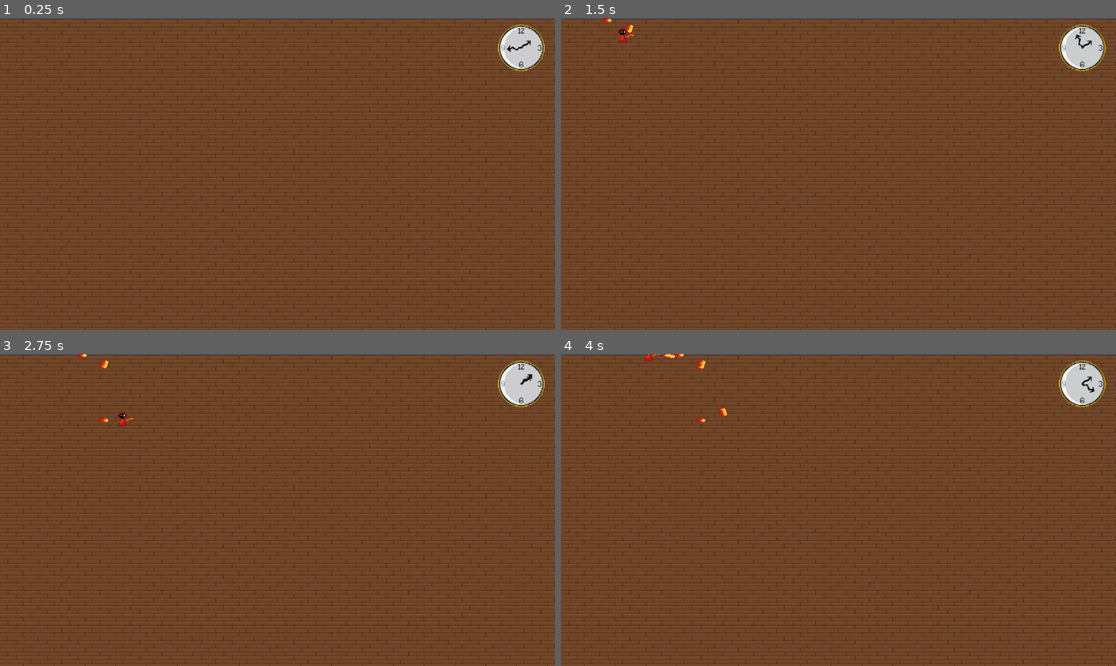
Above: before the commit, frames 1-4 (two rows, left to right).
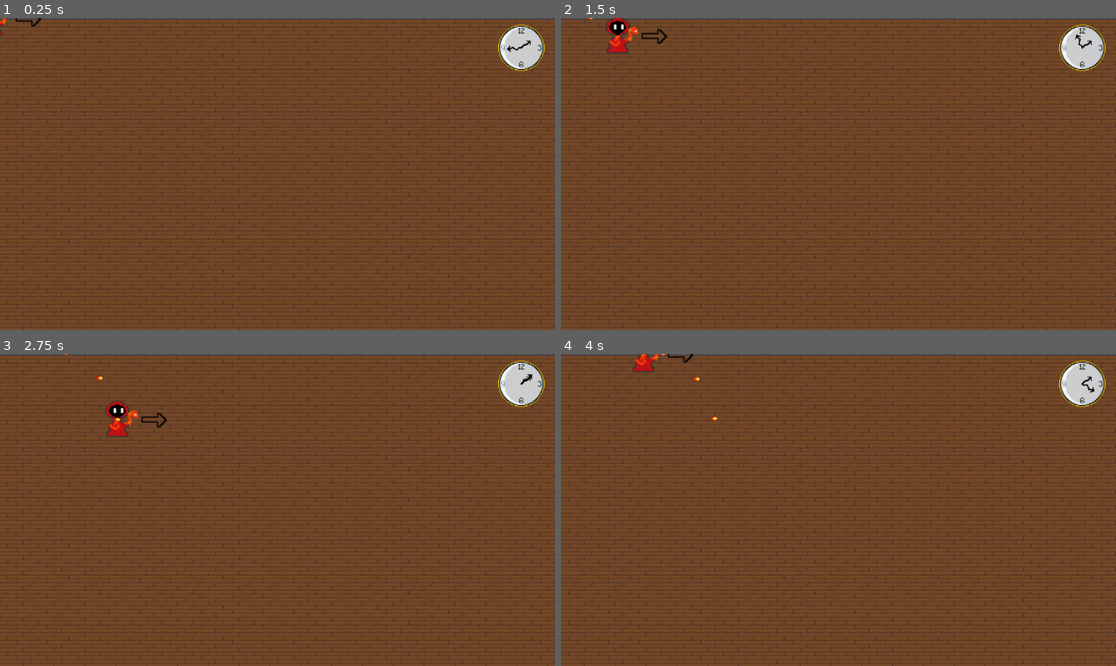
Above: after the commit, the same moments.

Repository: tredden330/Pixel_Wiz
Game: Godot game, scene res://level.tscn
Same seed, same stepped clock (60 frames per second), same inputs: the game is played once before the commit and once after it.
Inputs:
- Up to frame 1 (0.25 s): no input
- Up to frame 2 (1.5 s): hold D (right) 0.53-1.28 s; hold E (fireball, bound only after the commit) 0.53-1.28 s; tap Right (fireball, bound only before the commit) at 0.8, 1.35 s; hold S (down) from 1.28 s (still down)
- Up to frame 3 (2.75 s): tap E (fireball, bound only after the commit) at 1.55 s; release S (down) at 2.03 s; hold D (right) from 2.03 s (still down); hold E (fireball, bound only after the commit) from 2.03 s (still down); tap Right (fireball, bound only before the commit) at 2.3 s
- Up to frame 4 (4 s): release D (right) at 2.78 s; release E (fireball, bound only after the commit) at 2.78 s; hold W (move_up_1) 2.78-3.53 s; tap Right (fireball, bound only before the commit) at 2.85, 3.8 s; tap E (fireball, bound only after the commit) at 3.05 s; hold A (left) from 3.53 s (still down); hold Down (move_down_2) from 3.53 s (still down)

The runs differ from the first frame. In frame 1, less than 0.1% of the frame differs, in the area x 0-8%, y 0-6%; in frame 2, 0.5%; in frame 3, 0.6%, in the area x 10-31%, y 0-27%; in frame 4, 0.4%.

Commit message:
added spell cooldown

Diff:
--- a/wizard_battler/Scripts/player_movement.gd
+++ b/wizard_battler/Scripts/player_movement.gd
@@ -5,6 +5,10 @@
 var fireball = load("res://fireball.tscn")
 var rng = RandomNumberGenerator.new()
 var fireballs = []
+
+var didCast = false
+var cooldown = 1.0
+var timer =  cooldown
 
 # Called when the node enters the scene tree for the first time.
 func _ready():
@@ -14,9 +18,20 @@
 
 # Called every frame. 'delta' is the elapsed time since the previous frame.
 func _process(delta):
+	#fetch sprite2d
 	var idleAnimation = $Fire_Idle
 	var castingAnimation = $Fire_Casting
+	idleAnimation.visible = true
+	castingAnimation.visible = false
 
+	#monitor spell cooldown
+	if didCast == true:
+		timer -= delta
+		if timer <= 0.0:
+			didCast = false
+			timer = cooldown
+
+	#resolve inputs
 	if Input.is_action_pressed("up"):
 		position.y -= speed
 	if Input.is_action_pressed("down"):
@@ -25,11 +40,13 @@
 		position.x -= speed
 	if Input.is_action_pressed("right"):
 		position.x += speed
-	if Input.is_action_pressed("fireball"):
+	if Input.is_action_pressed("fireball") and didCast == false:
 		var instance = fireball.instantiate()
 		instance.position = position
-		$"../Floor".add_child(instance)
+		$"..".add_child(instance)
 		fireballs.append(instance)
 
 		idleAnimation.hide()
 		castingAnimation.show()
+
+		didCast = true
--- a/wizard_battler/fireball.gd
+++ b/wizard_battler/fireball.gd
@@ -1,6 +1,7 @@
 extends Node2D
 
 var speed = 1.0
+var direction = Vector2(1, 0)
 
 # Called when the node enters the scene tree for the first time.
 func _ready():
@@ -10,3 +11,6 @@
 # Called every frame. 'delta' is the elapsed time since the previous frame.
 func _process(delta):
 	position.x += speed
+
+func set_direction(direction):
+	direction = direction
--- a/wizard_battler/level.tscn
+++ b/wizard_battler/level.tscn
@@ -15,6 +15,7 @@
 [node name="Fireball" parent="." instance=ExtResource("6_qbljj")]
 visible = false
 position = Vector2(449, 195)
+scale = Vector2(2.5, 2.5)
 
 [node name="Player1" parent="." instance=ExtResource("2_vg8ex")]
 
--- a/wizard_battler/player_1.tscn
+++ b/wizard_battler/player_1.tscn
@@ -1,10 +1,12 @@
-[gd_scene load_steps=4 format=3 uid="uid://bb0wxkjct7qbb"]
+[gd_scene load_steps=5 format=3 uid="uid://bb0wxkjct7qbb"]
 
 [ext_resource type="Script" path="res://Scripts/player_movement.gd" id="1_e0jcg"]
 [ext_resource type="Texture2D" uid="uid://bvbpeuxk1prnm" path="res://Graphics/Fire/Fire Wizard0.png" id="1_jn58r"]
 [ext_resource type="Texture2D" uid="uid://dyb7t5xnaiuen" path="res://Graphics/Fire/Fire Wizard1.png" id="3_jefqg"]
+[ext_resource type="Texture2D" uid="uid://d3yu6s088we2n" path="res://Graphics/UI/Arrow.png" id="4_1ewdj"]
 
 [node name="Player1" type="Node2D"]
+scale = Vector2(2.5, 2.5)
 script = ExtResource("1_e0jcg")
 
 [node name="Fire_Casting" type="Sprite2D" parent="."]
@@ -14,3 +16,9 @@
 [node name="Fire_Idle" type="Sprite2D" parent="."]
 visible = false
 texture = ExtResource("1_jn58r")
+
+[node name="Node2D" type="Node2D" parent="."]
+
+[node name="Arrow" type="Sprite2D" parent="Node2D"]
+position = Vector2(26, -1)
+texture = ExtResource("4_1ewdj")
--- a/wizard_battler/project.godot
+++ b/wizard_battler/project.godot
@@ -59,7 +59,7 @@
 }
 fireball={
 "deadzone": 0.5,
-"events": [Object(InputEventKey,"resource_local_to_scene":fa …(140 unchanged characters)… d":false,"keycode":0,"physical_keycode":4194321,"key_label":0,"unicode":0,"echo":false,"script":null)
+"events": [Object(InputEventKey,"resource_local_to_scene":fa …(140 unchanged characters)… d":false,"keycode":0,"physical_keycode":69,"key_label":0,"unicode":101,"echo":false,"script":null)
 ]
 }
 
Binary file added: wizard_battler/Graphics/UI/Arrow.png
Not shown, added: wizard_battler/Graphics/UI/Arrow.png.import
Not shown: 1 places in wizard_battler/level.tscn that only renumber resources
